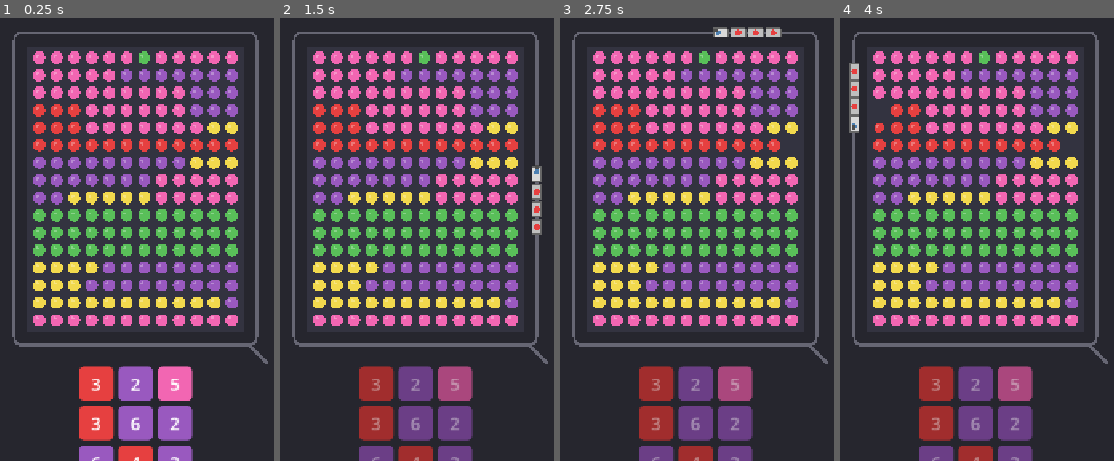
Above: before the commit, frames 1-4 (left to right).
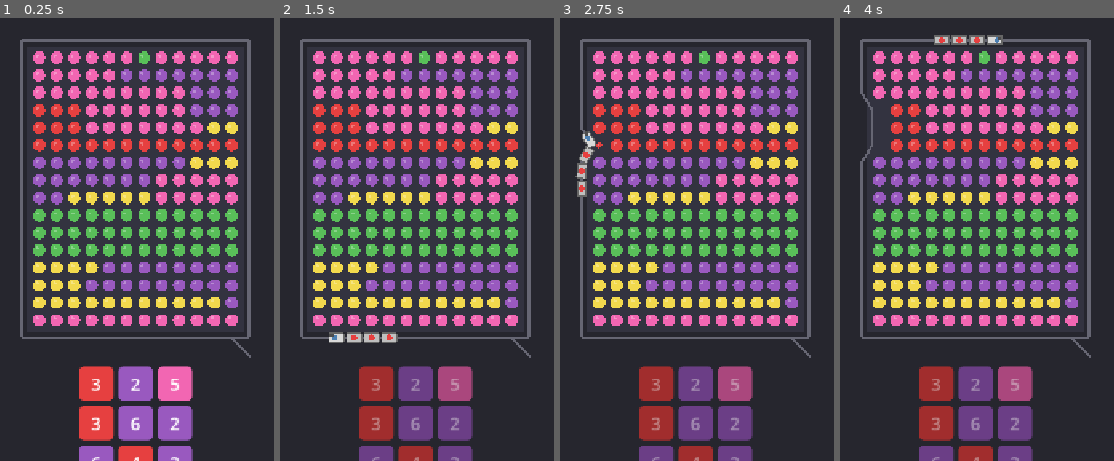
Above: after the commit, the same moments.

Repository: AeronPark/train-sort-jam
Game: Godot game, scene res://scenes/main.tscn
Same seed, same stepped clock (60 frames per second), same inputs: the game is played once before the commit and once after it.
Inputs (mouse positions are in pixels of both pictures, inside the frame that each line leads up to):
- Up to frame 1 (0.25 s): no input
- Up to frame 2 (1.5 s): click "3" at 0.5 s; move the mouse to (outside the picture) at 1.27 s; click (outside the picture) at 1.42 s
- Up to frame 3 (2.75 s): move the mouse to (outside the picture) at 2.02 s; click (outside the picture) at 2.17 s
- Up to frame 4 (4 s): move the mouse to (1053, 137) at 2.77 s; click (1053, 137) at 2.92 s; move the mouse to (935, 328) at 3.52 s; click (935, 328) at 3.67 s

The runs differ from the first frame. In frame 1, 5.7% of the frame differs, in the area x 4-98%, y 3-79%; in frame 2, 6.4%; in frame 3, 6.6%; in frame 4, 6.7%, in the area x 3-98%, y 3-79%.

Commit message:
Fix: Track indents per-cell as dots are collected
- Path indents inward for each empty edge cell
- Visual feedback as each dot is picked up
- Track shows exact contour of remaining dots

Diff:
--- a/scripts/game_manager.gd
+++ b/scripts/game_manager.gd
@@ -241,52 +241,73 @@
 	track_path.clear()
 	track_length = 0.0
 
-	# Simple smooth rectangle path around the current bounds
-	# Path indents only at the bounds level, not per-cell
-
 	var margin = TRACK_WIDTH / 2 + 4
-
-	var left = grid_origin.x + bound_min_col * CELL_SIZE - margin
-	var right = grid_origin.x + (bound_max_col + 1) * CELL_SIZE + margin
-	var top = grid_origin.y + bound_min_row * CELL_SIZE - margin
-	var bottom = grid_origin.y + (bound_max_row + 1) * CELL_SIZE + margin
-
-	# Smooth rounded corners using multiple points
-	var corner_radius = 12.0
-	var corner_steps = 4
-
-	# Start at bottom-right, go clockwise
-	# Bottom-right corner
-	_add_corner_points(Vector2(right, bottom), corner_radius, PI/2, 0, corner_steps)
-
-	# Right edge (bottom to top) - no intermediate points needed for straight edge
+	var indent = CELL_SIZE * 0.6  # How far to indent for empty cells
+
+	# Bottom edge (right to left)
+	for col in range(bound_max_col, bound_min_col - 1, -1):
+		var x = grid_origin.x + col * CELL_SIZE + CELL_SIZE / 2
+		var y_out = grid_origin.y + (bound_max_row + 1) * CELL_SIZE + margin
+		var y_in = y_out - indent
+
+		if grid[bound_max_row][col] != null:
+			track_path.append(Vector2(x, y_out))
+		else:
+			track_path.append(Vector2(x, y_in))
+
+	# Bottom-left corner
+	track_path.append(Vector2(grid_origin.x + bound_min_col * CELL_SIZE - margin,
+							   grid_origin.y + (bound_max_row + 1) * CELL_SIZE + margin))
+
+	# Left edge (bottom to top)
+	for row in range(bound_max_row, bound_min_row - 1, -1):
+		var y = grid_origin.y + row * CELL_SIZE + CELL_SIZE / 2
+		var x_out = grid_origin.x + bound_min_col * CELL_SIZE - margin
+		var x_in = x_out + indent
+
+		if grid[row][bound_min_col] != null:
+			track_path.append(Vector2(x_out, y))
+		else:
+			track_path.append(Vector2(x_in, y))
+
+	# Top-left corner
+	track_path.append(Vector2(grid_origin.x + bound_min_col * CELL_SIZE - margin,
+							   grid_origin.y + bound_min_row * CELL_SIZE - margin))
+
+	# Top edge (left to right)
+	for col in range(bound_min_col, bound_max_col + 1):
+		var x = grid_origin.x + col * CELL_SIZE + CELL_SIZE / 2
+		var y_out = grid_origin.y + bound_min_row * CELL_SIZE - margin
+		var y_in = y_out + indent
+
+		if grid[bound_min_row][col] != null:
+			track_path.append(Vector2(x, y_out))
+		else:
+			track_path.append(Vector2(x, y_in))
 
 	# Top-right corner
-	_add_corner_points(Vector2(right, top), corner_radius, 0, -PI/2, corner_steps)
-
-	# Top edge (right to left)
-
-	# Top-left corner
-	_add_corner_points(Vector2(left, top), corner_radius, -PI/2, -PI, corner_steps)
-
-	# Left edge (top to bottom)
-
-	# Bottom-left corner
-	_add_corner_points(Vector2(left, bottom), corner_radius, PI, PI/2, corner_steps)
-
-	# Bottom edge back to start
+	track_path.append(Vector2(grid_origin.x + (bound_max_col + 1) * CELL_SIZE + margin,
+							   grid_origin.y + bound_min_row * CELL_SIZE - margin))
+
+	# Right edge (top to bottom)
+	for row in range(bound_min_row, bound_max_row + 1):
+		var y = grid_origin.y + row * CELL_SIZE + CELL_SIZE / 2
+		var x_out = grid_origin.x + (bound_max_col + 1) * CELL_SIZE + margin
+		var x_in = x_out - indent
+
+		if grid[row][bound_max_col] != null:
+			track_path.append(Vector2(x_out, y))
+		else:
+			track_path.append(Vector2(x_in, y))
+
+	# Bottom-right corner (back to start)
+	track_path.append(Vector2(grid_origin.x + (bound_max_col + 1) * CELL_SIZE + margin,
+							   grid_origin.y + (bound_max_row + 1) * CELL_SIZE + margin))
 
 	# Calculate total length
 	for i in range(track_path.size()):
 		var next_i = (i + 1) % track_path.size()
 		track_length += track_path[i].distance_to(track_path[next_i])
-
-func _add_corner_points(center: Vector2, radius: float, start_angle: float, end_angle: float, steps: int) -> void:
-	for i in range(steps + 1):
-		var t = float(i) / float(steps)
-		var angle = lerp(start_angle, end_angle, t)
-		var point = center + Vector2(cos(angle), sin(angle)) * radius
-		track_path.append(point)
 
 func _get_track_perimeter() -> float:
 	if track_length <= 0:
